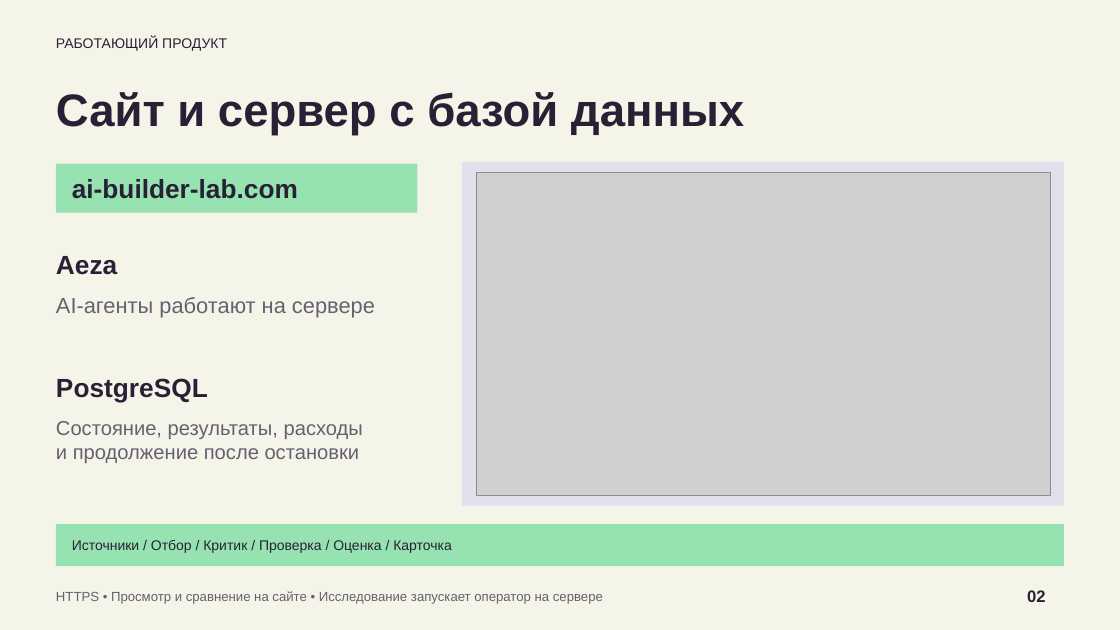
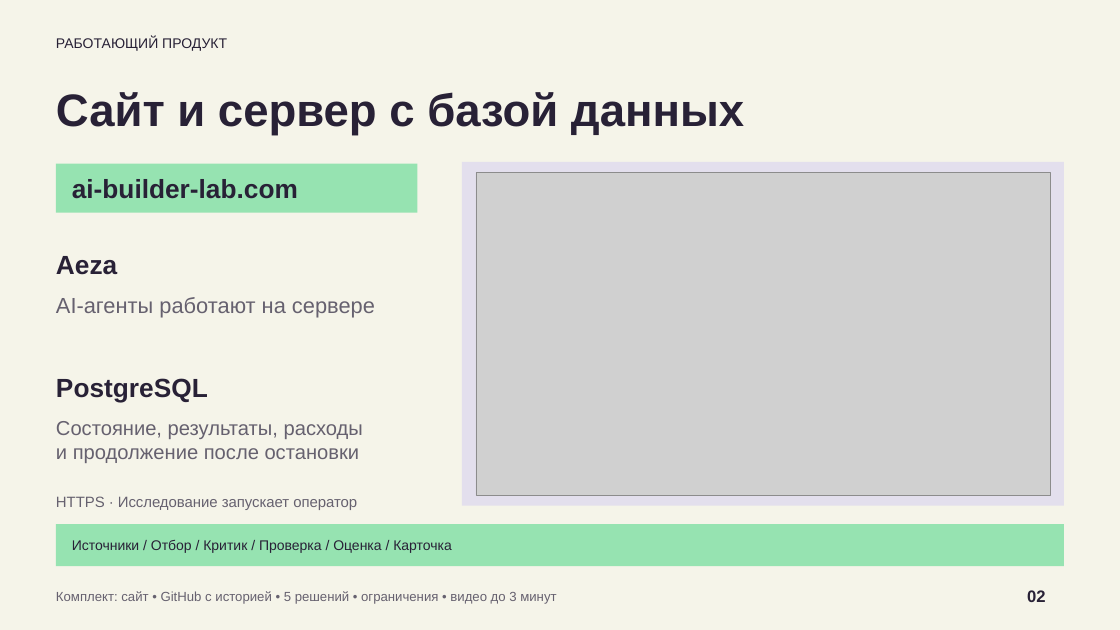
Before and after one commit to bcmle/test_ai_builder, a slide deck: slide 2 of presentation/AI-Builder-CEO.pptx. Drawn at 1120x630 pixels with LibreOffice and Linux fonts; fonts in the diff are those of the drawing; grey boxes stand for pictures. Boxes give left, top, right and bottom in pixels: in the first picture for what was removed or moved away, otherwise in the second. Text is boxed around its words. In the diff, an @@ line names an element or a change of style, - is before the commit and + after.

```diff
--- a/presentation/AI-Builder-CEO.pptx
+++ b/presentation/AI-Builder-CEO.pptx
@@ text at bbox=[56, 496, 357, 510]: text changed; size 11.2 to 12.8 pt @@
-HTTPS • Просмотр и сравнение на сайте • Исследование запускает оператор на сервере
+HTTPS · Исследование запускает оператор
@@ text added at bbox=[56, 591, 556, 604], 11.2 pt, text #66616F @@
+Комплект: сайт • GitHub с историей • 5 решений • ограничения • видео до 3 минут
```
Also in this commit, not shown: 4 other slides changed, 9 other files.
